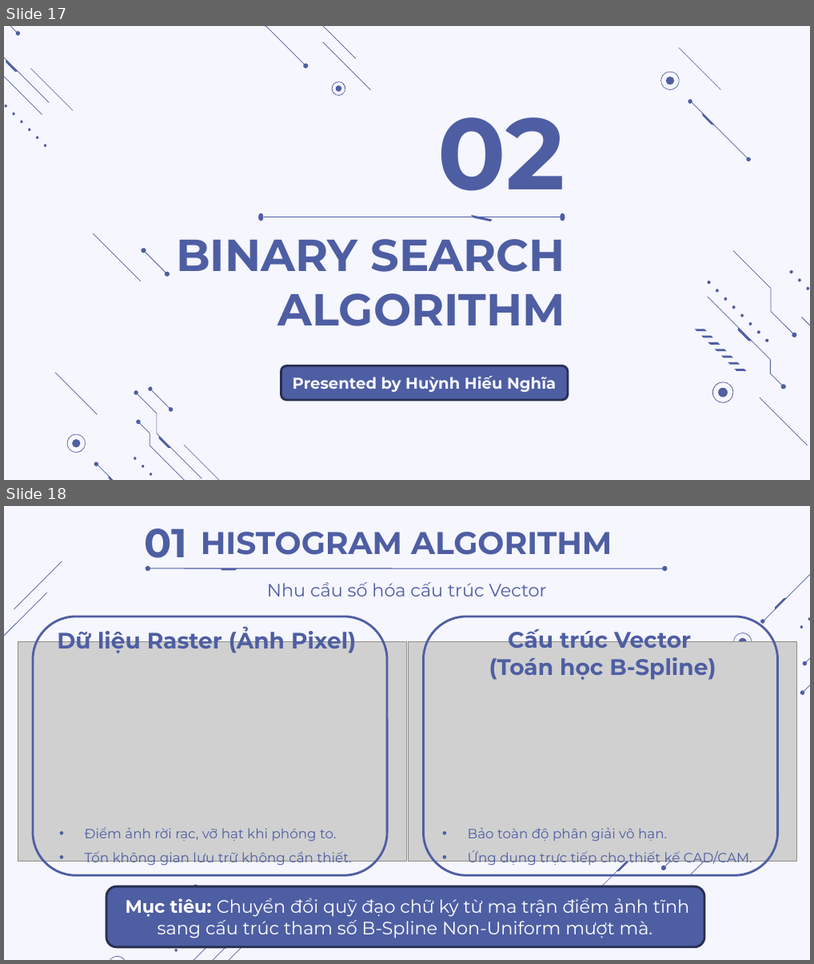
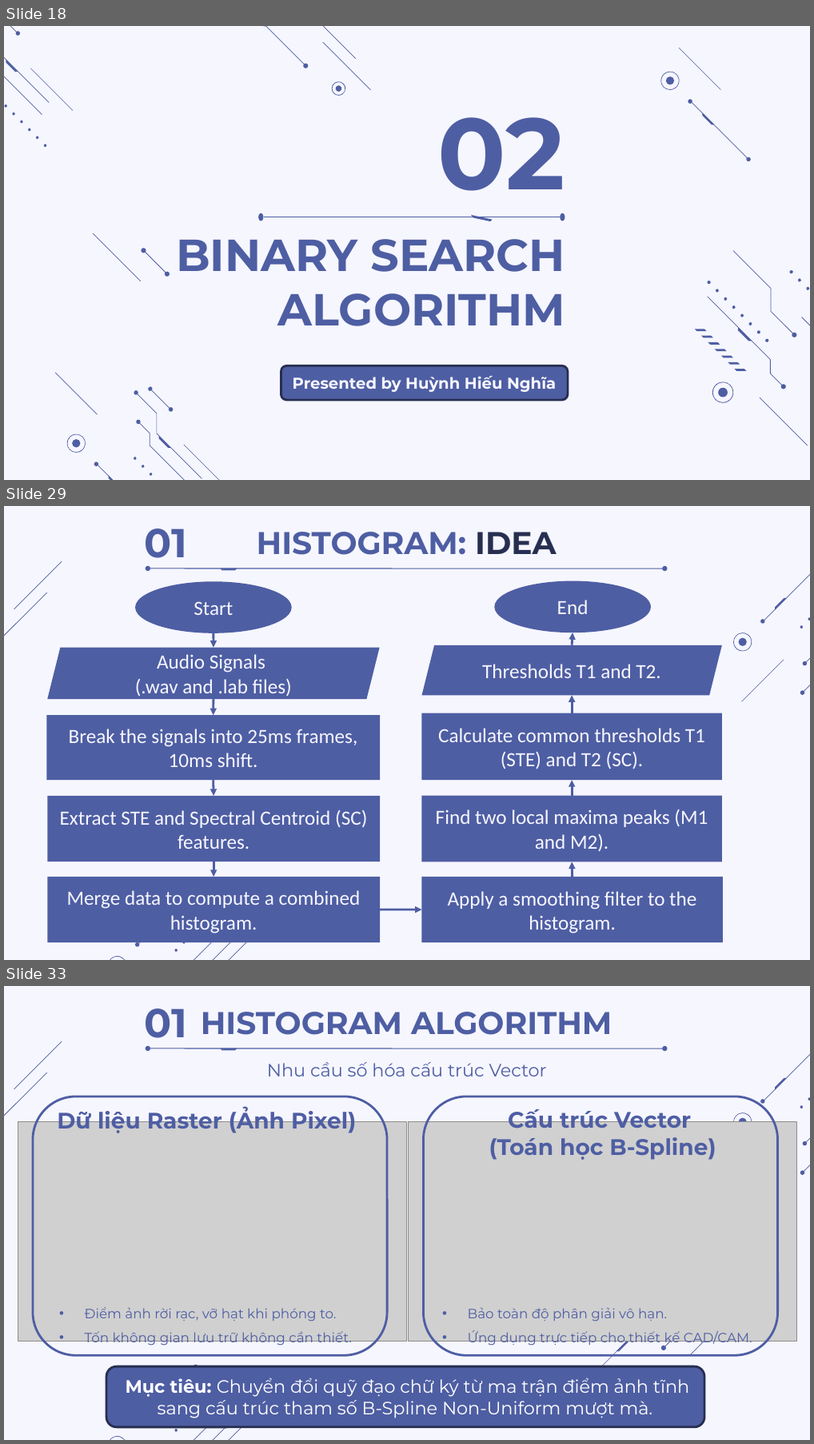
Before and after one commit to thdyqt/XLTHS, a slide deck: Slide.pptx. Shown one above the other, each under a label of ours: slides 17 and 18 before the commit, slides 18, 29 and 33 after it; the slides between them are not shown. The pictures are 814x964 and 814x1444 pixels, drawn with LibreOffice and Linux fonts; fonts in the diff are those of the drawing; grey boxes stand for pictures. Boxes give left, top, right and bottom in pixels: in the first picture for what was removed or moved away, otherwise in the second. Text is boxed around its words. In the diff, an @@ line names an element or a change of style, - is before the commit and + after.

```diff
--- a/Slide.pptx
+++ b/Slide.pptx
@@ slide 29 added at (x1=4, y1=506, x2=810, y2=960), background #F6F6FF; not listed: 20 template elements that a slide beside it also shows @@
@@ text added at (x1=144, y1=528, x2=187, y2=567), 36 pt, text #4E5EA3, bold @@
+01
@@ title added at (x1=257, y1=532, x2=556, y2=555), 28 pt, text #4E5EA3, bold @@
+HISTOGRAM: IDEA
@@ group added at (x1=145, y1=560, x2=668, y2=577): 2 ellipses, 1 freeform shape, 1 line @@
@@ ellipse added at (x1=135, y1=582, x2=292, y2=633), fill #4E5EA3, 18 pt, text #F6F6FF @@
+Start
@@ ellipse added at (x1=494, y1=581, x2=650, y2=632), fill #4E5EA3, 18 pt, text #F6F6FF @@
+End
@@ parallelogram added at (x1=47, y1=647, x2=380, y2=699), fill #4E5EA3, 18 pt, text #F6F6FF @@
+Audio Signals
+(.wav and .lab files)
@@ arrow added from (214, 633) to (214, 647), #4E5EA3 2 pt @@
@@ parallelogram added at (x1=422, y1=644, x2=722, y2=695), fill #4E5EA3, 18 pt, text #F6F6FF @@
+Thresholds T1 and T2.
@@ arrow added from (573, 644) to (574, 632), #4E5EA3 2 pt @@
@@ freeform shape added at (x1=742, y1=660, x2=785, y2=701), fill #4E5EA3 @@
@@ arrow added from (573, 713) to (573, 695), #4E5EA3 2 pt @@
@@ rectangle added at (x1=46, y1=715, x2=381, y2=780), fill #4E5EA3, 18 pt, text #F6F6FF @@
+Break the signals into 25ms frames, 10ms shift.
@@ arrow added from (214, 699) to (214, 715), #4E5EA3 2 pt @@
@@ rectangle added at (x1=422, y1=713, x2=722, y2=780), fill #4E5EA3, 18 pt, text #F6F6FF @@
+Calculate common thresholds T1 (STE) and T2 (SC).
@@ arrow added from (214, 780) to (214, 796), #4E5EA3 2 pt @@
@@ arrow added from (573, 796) to (573, 780), #4E5EA3 2 pt @@
@@ rectangle added at (x1=47, y1=796, x2=381, y2=862), fill #4E5EA3, 18 pt, text #F6F6FF @@
+Extract STE and Spectral Centroid (SC) features.
@@ rectangle added at (x1=422, y1=796, x2=722, y2=862), fill #4E5EA3, 18 pt, text #F6F6FF @@
+Find two local maxima peaks (M1 and M2).
@@ arrow added from (214, 862) to (214, 876), #4E5EA3 2 pt @@
@@ arrow added from (573, 876) to (573, 862), #4E5EA3 2 pt @@
@@ rectangle added at (x1=47, y1=876, x2=381, y2=942), fill #4E5EA3, 18 pt, text #F6F6FF @@
+Merge data to compute a combined histogram.
@@ rectangle added at (x1=422, y1=876, x2=722, y2=942), fill #4E5EA3, 18 pt, text #F6F6FF @@
+Apply a smoothing filter to the histogram.
@@ freeform shape added at (x1=182, y1=893, x2=234, y2=943), fill #4E5EA3 @@
@@ arrow added from (380, 909) to (422, 909), #4E5EA3 2 pt @@
@@ what was slide 17 is now slide 18 @@
@@ what was slide 18 is now slide 33 @@
```
Also in this commit, not shown: 14 other slides added, 8 other files.
